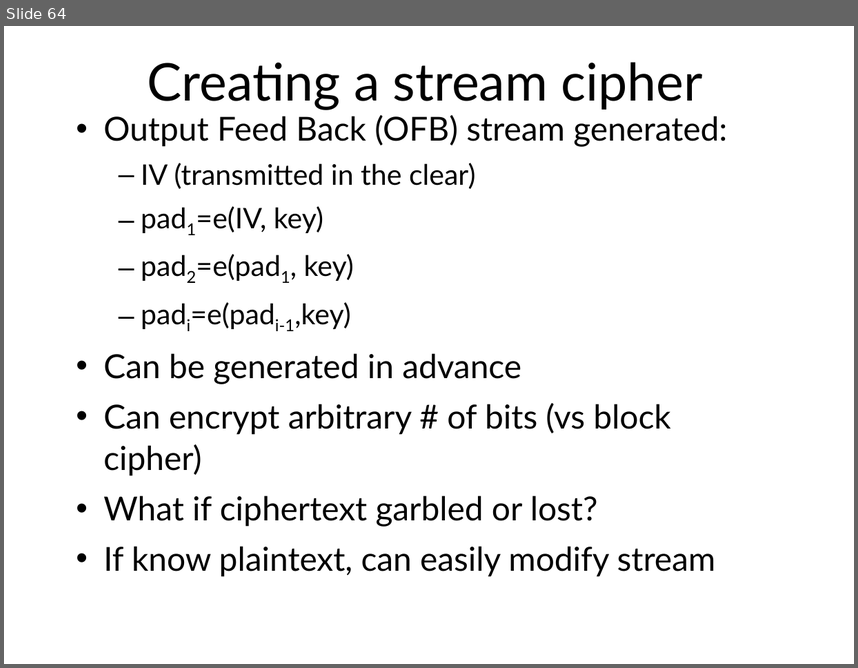
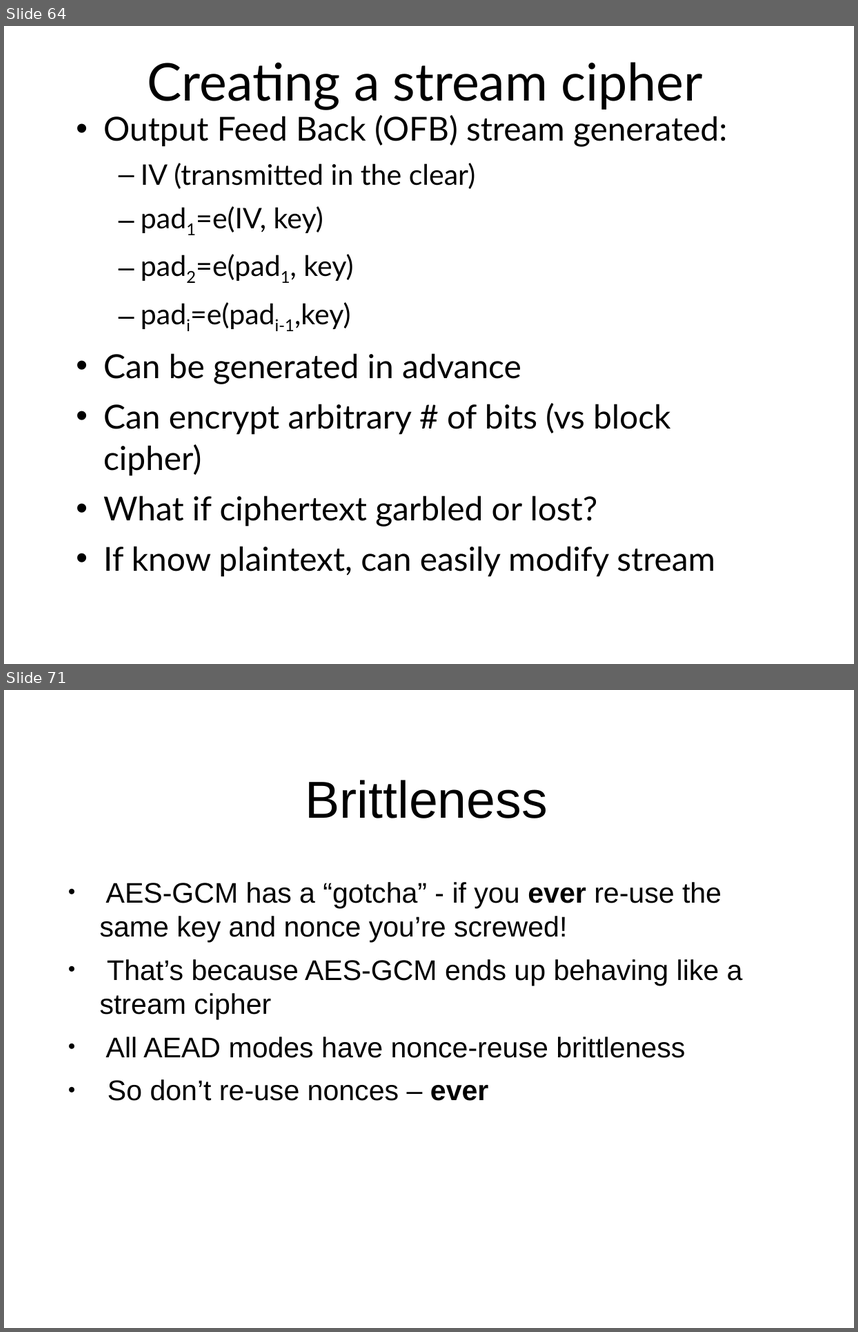
Before and after one commit to sftcd/cs7053, a slide deck: 2016lectures/03-crypto.ppt. Shown one above the other, each under a label of ours: slide 64 before the commit, slides 64 and 71 after it; the slides between them are not shown. The pictures are 858x668 and 858x1332 pixels, drawn with LibreOffice and Linux fonts; fonts in the diff are those of the drawing. Boxes give left, top, right and bottom in pixels: in the first picture for what was removed or moved away, otherwise in the second. Text is boxed around its words. In the diff, an @@ line names an element or a change of style, - is before the commit and + after.

Commit message:
added AEAD stuff

```diff
--- a/2016lectures/03-crypto.ppt
+++ b/2016lectures/03-crypto.ppt
@@ slide 71 added at [4,690,854,1328], background #FFFFFF @@
@@ title added at [306,780,548,818], 44 pt, text #000000 @@
+Brittleness
@@ text added at [100,882,743,1101], 24 pt, text #000000 @@
+● AES-GCM has a “gotcha” - if you ever re-use the same key and nonce you’re screwed!
+● That’s because AES-GCM ends up behaving like a stream cipher
+● All AEAD modes have nonce-reuse brittleness
+● So don’t re-use nonces – ever
```
Also in this commit, not shown: 58 slides changed, 9 other slides added, 4 other files.
